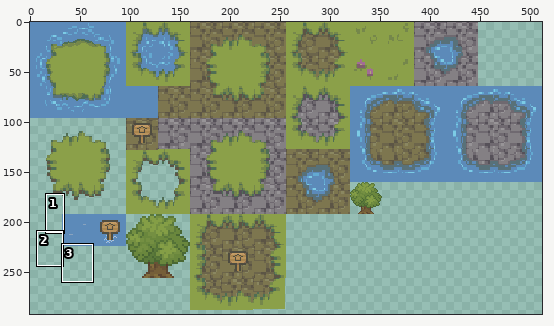
Two versions of one sprite sheet, Assets/Material/Map/Tiled/Tileset/tileset.png. Above: a wide view before the commit, with the close-up outlined.
Close-up. Earlier state:
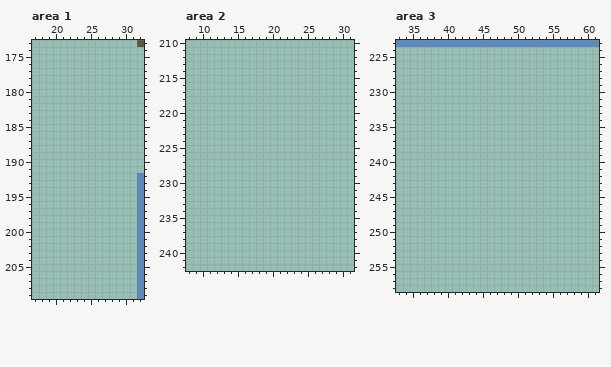
The file is 512x337 pixels. Colours within 5 levels of each other are drawn and written as one. Shown: area 1: x 17..32, y 173..209; area 2: x 8..31, y 210..242; area 3: x 33..61, y 223..258. The wide view leaves out empty margins.
Once edited:
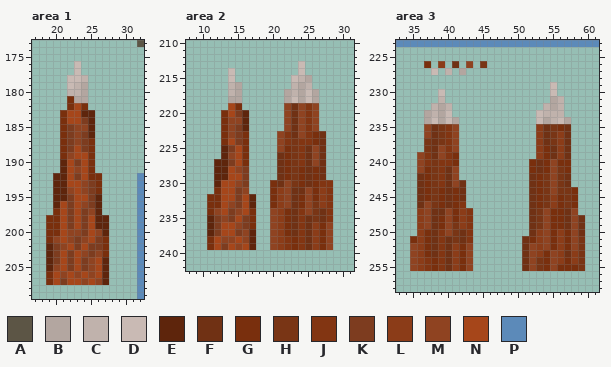
Palette (. is transparent): A #5c5545  B #b3a6a0  C #c0b2ac  D #c9bab4  E #5e250c  F #703114  G #792f0d  H #793515  J #823512  K #7d3c1f  L #8b3c18  M #8f4321  N #a6461a  P #5c8ab9
From old to new:
Area 1:
y 176..177: x 23 . -> D
y 178: x 22..24 ... -> DDC
y 179: x 22..24 ... -> DCB
y 180: x 22..24 ... -> CCB
y 181: x 22..24 ... -> GBB
y 182: x 22..24 ... -> GNG
y 183: x 21..25 ..... -> GNNEE
y 184: x 21..25 ..... -> GNNKE
y 185: x 21..25 ..... -> GKMME
y 186: x 21..25 ..... -> GKMKE
y 187: x 21..25 ..... -> GKMKG
y 188: x 21..25 ..... -> GKNKG
y 189: x 21..25 ..... -> GMNNG
y 190: x 21..25 ..... -> ENKNG
y 191: x 21..25 ..... -> ENMNG
y 192: x 20..26 ....... -> EENKNGG
y 193: x 20..26 ....... -> EENNMKG
y 194: x 20..26 ....... -> EEMNMKG
y 195: x 20..26 ....... -> EEKNNKE
y 196: x 20..26 ....... -> ENKNMKE
y 197: x 20..26 ....... -> GNKNKME
y 198..199: x 19..27 ......... -> GGNKNKNEE
y 200: x 19..27 ......... -> GGNMMKNME
y 201: x 19..27 ......... -> GMNMKMNKG
y 202: x 19..27 ......... -> EKMNKNKKG
y 203: x 19..27 ......... -> EKNKNMKMG
y 204: x 19..27 ......... -> EKNKNKMNE
y 205: x 19..27 ......... -> EMNKNKMNE
y 206: x 19..27 ......... -> GNMNMNMNE
y 207: x 19..27 ......... -> GNKNNMNME
Area 2:
y 213: x 24 . -> D
y 214: x 14 . -> D; x 24 . -> D
y 215: x 14 . -> D; x 23..25 ... -> DCB
y 216: x 14..15 .. -> CB; x 23..25 ... -> CBC
y 217: x 14..15 .. -> CB; x 22..26 ..... -> BCBDB
y 218: x 14..15 .. -> BB; x 22..26 ..... -> BDBDB
y 219: x 14..15 .. -> NG; x 22..26 ..... -> MFMJM
y 220: x 13..16 .... -> GNKE; x 22..26 ..... -> MFMJM
y 221: x 13..16 .... -> GMME; x 22..26 ..... -> MFMJM
y 222: x 13..16 .... -> GMKE; x 22..26 ..... -> MFMJM
y 223: x 13..16 .... -> GMKG; x 21..27 ....... -> MJFMJGF
y 224: x 13..16 .... -> GNKG; x 21..27 ....... -> MJHJJGF
y 225: x 13..16 .... -> EKNG; x 21..27 ....... -> MGHJFMF
y 226: x 13..16 .... -> EMNG; x 21..27 ....... -> FGHJFMF
y 227: x 12..16 ..... -> EEKNG; x 21..27 ....... -> FGHJFMF
y 228: x 12..16 ..... -> EENMK; x 21..27 ....... -> FGHGFGF
y 229: x 12..16 ..... -> EENNK; x 21..27 ....... -> FGHGFGF
y 230: x 12..16 ..... -> ENNMK; x 20..28 ......... -> GFMHGFGJJ
y 231: x 12..16 ..... -> GNNKM; x 20..28 ......... -> GLMFFMGLJ
y 232: x 11..17 ....... -> GGNNKNE; x 20..28 ......... -> GLMFGMGLJ
y 233: x 11..17 ....... -> GGNMKNE; x 20..28 ......... -> GLMFGMHLJ
y 234: x 11..17 ....... -> GMNKMNG; x 20..28 ......... -> MLGFJMHFJ
y 235: x 11..17 ....... -> EKMKNKG; x 20..28 ......... -> MLGFJFHFJ
y 236: x 11..17 ....... -> EKNNMKG; x 20..28 ......... -> MLGFJFLGM
y 237: x 11..17 ....... -> EKNNKME; x 20..28 ......... -> MLGFJFLGM
y 238: x 11..17 ....... -> GNMMNME; x 20..28 ......... -> MLJGJFLGM
y 239: x 11..17 ....... -> GNKNMNE; x 20..28 ......... -> MLJGJFLGM
Area 3:
y 226: x 37 . -> G; x 39 . -> L; x 41 . -> F; x 43 . -> M; x 45 . -> H
y 227: x 38 . -> D; x 40 . -> C; x 42 . -> B
y 229: x 55 . -> D
y 230: x 39 . -> D; x 55 . -> D
y 231: x 39 . -> C; x 55..56 .. -> BC
y 232: x 38..40 ... -> CBC; x 54..56 ... -> CBC
y 233: x 37..40 .... -> BCBD; x 53..56 .... -> DCCC
y 234: x 37..41 ..... -> BDBDB; x 53..57 ..... -> DBCDB
y 235: x 37..41 ..... -> MFHJM; x 53..57 ..... -> LFHGF
y 236: x 37..41 ..... -> MFHJM; x 53..57 ..... -> LFHLF
y 237: x 37..41 ..... -> HFHJM; x 53..57 ..... -> LFHLF
y 238: x 37..41 ..... -> HFMJM; x 53..57 ..... -> LGFLF
y 239: x 36..41 ...... -> MJFMJG; x 53..57 ..... -> LGFLF
y 240: x 36..41 ...... -> MJHJJG; x 52..57 ...... -> GFGMGG
y 241: x 36..41 ...... -> MGHJFM; x 52..57 ...... -> GFGMHG
y 242: x 36..41 ...... -> FGHJFM; x 52..57 ...... -> FGHMHF
y 243: x 36..42 ....... -> FGHJFMF; x 52..57 ...... -> FGHMHF
y 244: x 36..42 ....... -> FGHGFGF; x 52..58 ....... -> FGHMHHG
y 245: x 36..42 ....... -> FGHGFGF; x 52..58 ....... -> FGHLGHG
y 246: x 36..42 ....... -> FMHGFGJ; x 52..58 ....... -> FGHLGHG
y 247: x 36..43 ........ -> LMFFMGLJ; x 52..58 ....... -> FHMGGFM
y 248: x 36..43 ........ -> LMFGMGLJ; x 52..59 ........ -> FHMGGFMF
y 249: x 36..43 ........ -> LMFGMHLJ; x 52..59 ........ -> FHMGGFMF
y 250: x 36..43 ........ -> LGFJMHFJ; x 52..59 ........ -> FLMGLGMF
y 251: x 35..43 ......... -> GLGFJFHFJ; x 51..59 ......... -> FGLMGLGMH
y 252: x 35..43 ......... -> MLGFJFLGM; x 51..59 ......... -> FMLMGLGMH
y 253: x 35..43 ......... -> MLGFJFLGM; x 51..59 ......... -> FMLGMLFLH
y 254: x 35..43 ......... -> MLJGJFLGM; x 51..59 ......... -> FMHGMLGLH
y 255: x 35..43 ......... -> MLJGJFLGM; x 51..59 ......... -> FMHGMGGGH
